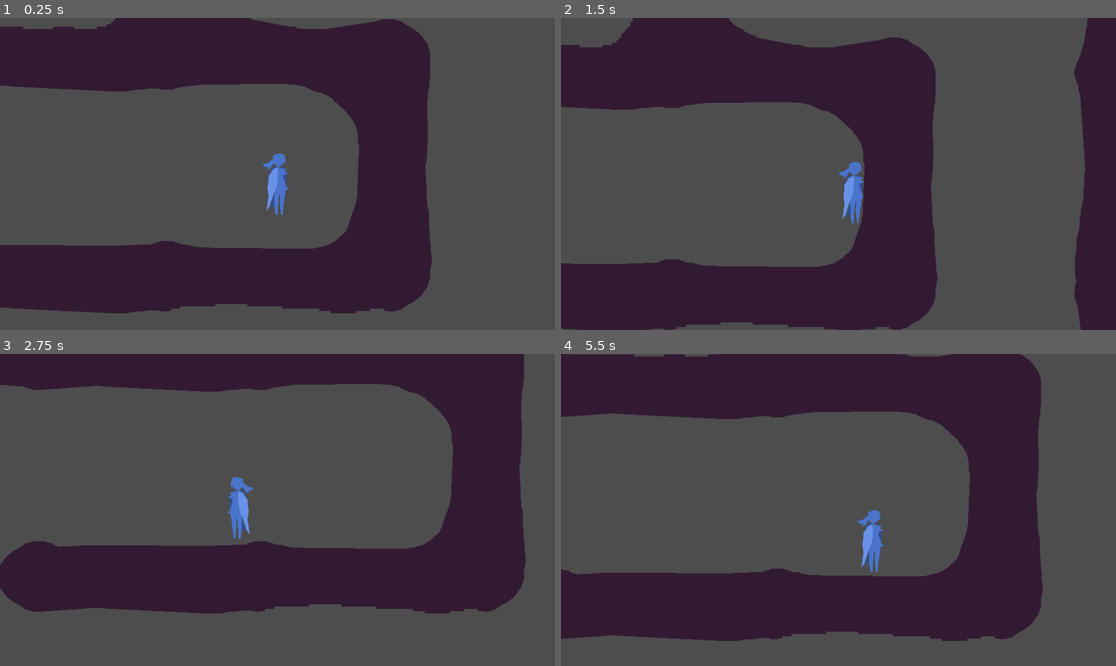
Above: before the commit, frames 1-4 (two rows, left to right).
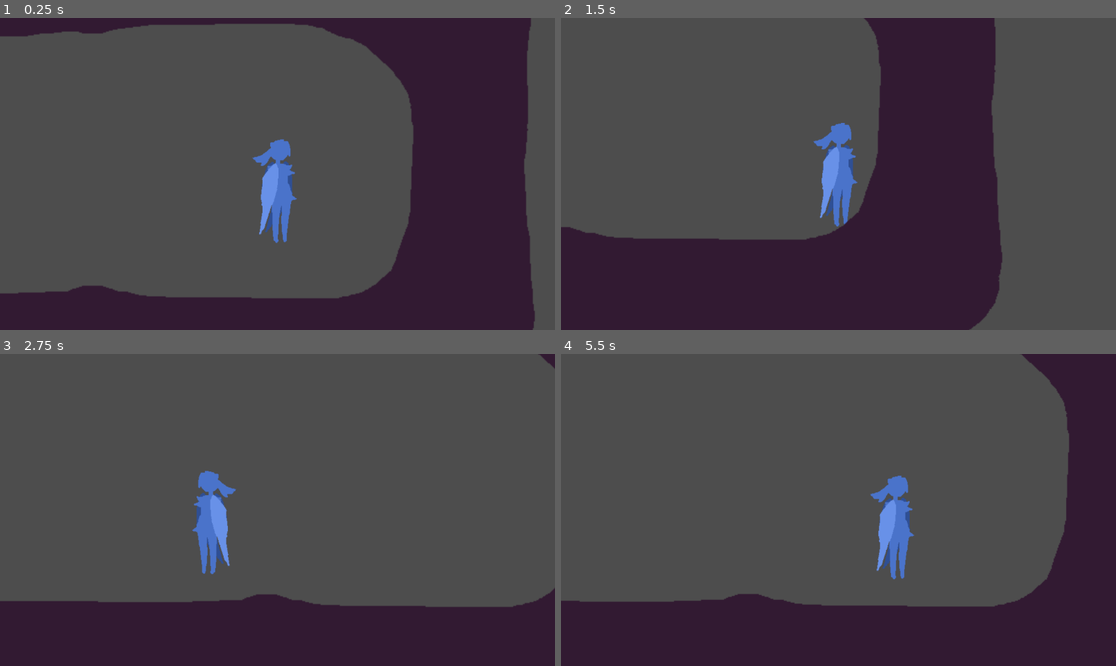
Above: after the commit, the same moments.

Repository: emeryplyler/Paths
Game: Godot game, scene res://main_game_scene/root.tscn
Same seed, same stepped clock (60 frames per second), same inputs: the game is played once before the commit and once after it.
Inputs:
- Up to frame 1 (0.25 s): no input
- Up to frame 2 (1.5 s): hold Shift (Glide, bound only after the commit) 0.53-1.28 s; hold D (Right) from 0.53 s (still down); tap Space (Jump) at 0.77 s; tap Shift (Glide, bound only after the commit) at 1.35 s
- Up to frame 3 (2.75 s): tap Space (Jump) at 1.52 s; release D (Right) at 2.03 s; hold A (Left) from 2.03 s (still down); hold Shift (Glide, bound only after the commit) from 2.03 s (still down)
- Up to frame 4 (5.5 s): release A (Left) at 2.78 s; release Shift (Glide, bound only after the commit) at 2.78 s; hold D (Right) 2.78-4.28 s; tap Shift (Glide, bound only after the commit) at 2.85, 4.35 s; tap Space (Jump) at 3.02, 3.77, 4.52 s; hold Shift (Glide, bound only after the commit) 3.53-4.28 s; hold A (Left) 4.28-5.03 s; hold D (Right) from 5.03 s (still down); hold Shift (Glide, bound only after the commit) from 5.03 s (still down)

The runs differ from the first frame. In frame 1, 55% of the frame differs, in the area x 0-97%, y 0-100%; in frame 2, 40%; in frame 3, 54%; in frame 4, 53%.

Commit message:
gliding works!

Diff:
--- a/main_game_scene/Maze.gd
+++ b/main_game_scene/Maze.gd
@@ -60,7 +60,6 @@
 	var new_portal:Node = Portal.instantiate()
 	new_portal.position = pos
 	call_deferred("add_child", new_portal) # godot gets mad if this isn't deferred
-	#add_child(new_portal)
 	current_portal_inst = new_portal
 	if current_portal_inst == null:
 		print("ERROR: current_portal_inst is null")
--- a/main_game_scene/root.tscn
+++ b/main_game_scene/root.tscn
@@ -10,6 +10,21 @@
 [sub_resource type="CapsuleShape2D" id="CapsuleShape2D_o2pi5"]
 radius = 17.55
 height = 110.85
+
+[sub_resource type="Animation" id="Animation_vjj52"]
+length = 0.001
+tracks/0/type = "value"
+tracks/0/imported = false
+tracks/0/enabled = true
+tracks/0/path = NodePath(".:color")
+tracks/0/interp = 1
+tracks/0/loop_wrap = true
+tracks/0/keys = {
+"times": PackedFloat32Array(0),
+"transitions": PackedFloat32Array(1),
+"update": 0,
+"values": [Color(0, 0, 0, 0)]
+}
 
 [sub_resource type="Animation" id="Animation_6gmpk"]
 resource_name = "fading_to_black"
@@ -25,21 +40,6 @@
 "transitions": PackedFloat32Array(1, 1),
 "update": 0,
 "values": [Color(0, 0, 0, 0), Color(0, 0, 0, 1)]
-}
-
-[sub_resource type="Animation" id="Animation_vjj52"]
-length = 0.001
-tracks/0/type = "value"
-tracks/0/imported = false
-tracks/0/enabled = true
-tracks/0/path = NodePath(".:color")
-tracks/0/interp = 1
-tracks/0/loop_wrap = true
-tracks/0/keys = {
-"times": PackedFloat32Array(0),
-"transitions": PackedFloat32Array(1),
-"update": 0,
-"values": [Color(0, 0, 0, 0)]
 }
 
 [sub_resource type="Animation" id="Animation_ereci"]
@@ -77,6 +77,7 @@
 WALL_PUSH_VELOCITY = 500
 sprite = NodePath("Sprite2D")
 timer = NodePath("WallJumpTimer")
+max_fall_speed = 100.0
 
 [node name="CollisionShape2D" type="CollisionShape2D" parent="Player"]
 shape = SubResource("CapsuleShape2D_o2pi5")
--- a/player/PlayerMovement.gd
+++ b/player/PlayerMovement.gd
@@ -6,6 +6,7 @@
 @export var WALL_PUSH_VELOCITY = 0
 @export var sprite: Sprite2D
 @export var timer: Timer
+@export var max_fall_speed: float
 
 var facing_left: bool = false
 var is_wall_pushing: bool = false
@@ -14,11 +15,30 @@
 # Get the gravity from the project settings to be synced with RigidBody nodes.
 var gravity = ProjectSettings.get_setting("physics/2d/default_gravity")
 
+var glide_t: float = 0 # used for lerping glide
 
 func _physics_process(delta):
 	# Add the gravity.
 	if not is_on_floor():
-		velocity.y += gravity * delta
+		glide_t += 0.01
+		glide_t = clampf(glide_t, 0, 1)
+		if Input.is_action_just_pressed("Glide"):
+			glide_t = 0
+		if Input.is_action_pressed("Glide"):
+			# t += delta * 0.4
+			#$Sprite2D.position = $A.position.lerp($B.position, t)
+			#velocity.y = (gravity * delta).lerp(0.5 * gravity * delta, glide_t)
+			#if velocity.y <= max_fall_speed:
+				#velocity.y += lerpf((gravity * delta), (0.2 * gravity * delta), glide_t)
+			#elif velocity.y >= max_fall_speed:
+				#velocity.y -= lerpf((gravity * delta), (0.2 * gravity * delta), glide_t)
+
+			velocity.y = lerpf(velocity.y, max_fall_speed, glide_t)
+
+			# TODO: so this isn't working because it doesn't reduce fall after hitting terminal velocity
+			# it also is affecting things while the player is still rising; limit its effects to during falling
+		else:
+			velocity.y += gravity * delta
 
 	# Handle jump.
 	if Input.is_action_just_pressed("Jump"):
--- a/project.godot
+++ b/project.godot
@@ -14,11 +14,6 @@
 run/main_scene="res://main_game_scene/root.tscn"
 config/features=PackedStringArray("4.2", "Mobile")
 config/icon="res://icon.svg"
-
-[display]
-
-window/size/viewport_width=1920
-window/size/viewport_height=1080
 
 [input]
 
@@ -47,6 +42,11 @@
 "events": [Object(InputEventKey,"resource_local_to_scene":false,"resource_name":"","device":-1,"window_id":0,"alt_pressed":false,"shift_pressed":false,"ctrl_pressed":false,"meta_pressed":false,"pressed":false,"keycode":0,"physical_keycode":32,"key_label":0,"unicode":32,"echo":false,"script":null)
 ]
 }
+Glide={
+"deadzone": 0.5,
+"events": [Object(InputEventKey,"resource_local_to_scene":false,"resource_name":"","device":-1,"window_id":0,"alt_pressed":false,"shift_pressed":false,"ctrl_pressed":false,"meta_pressed":false,"pressed":false,"keycode":0,"physical_keycode":4194325,"key_label":0,"unicode":0,"echo":false,"script":null)
+]
+}
 
 [layer_names]
 
